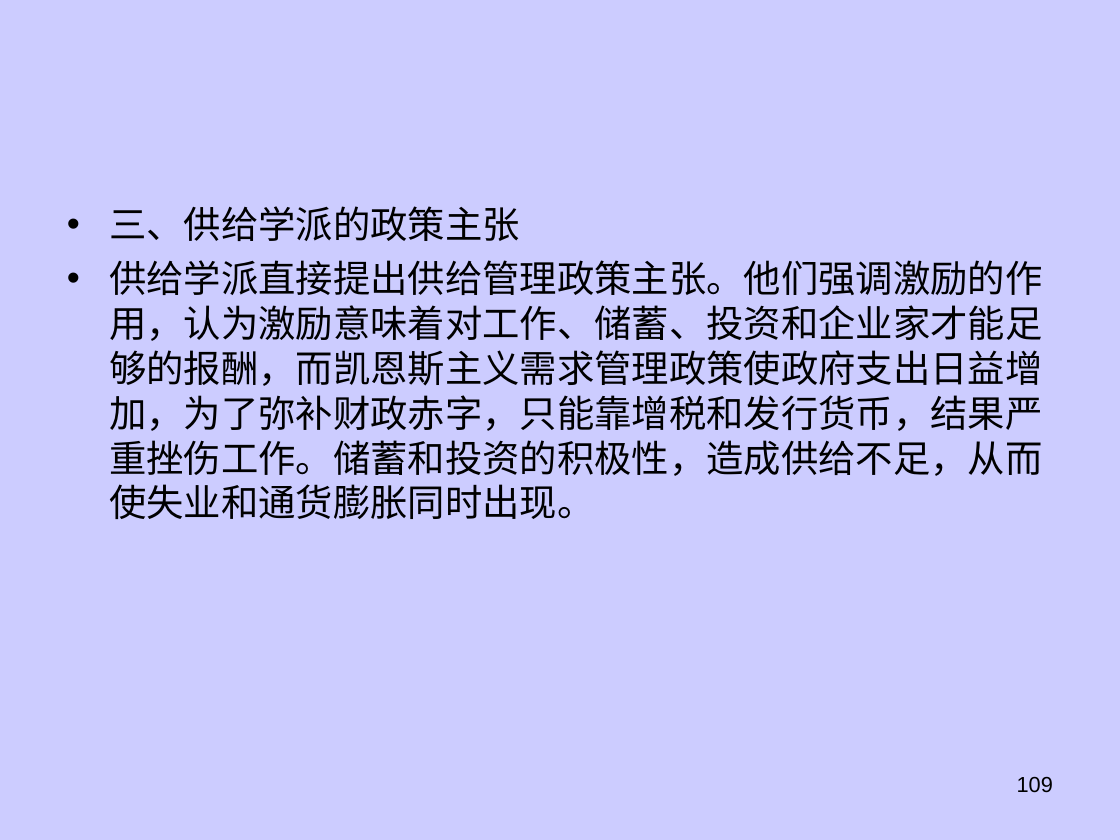
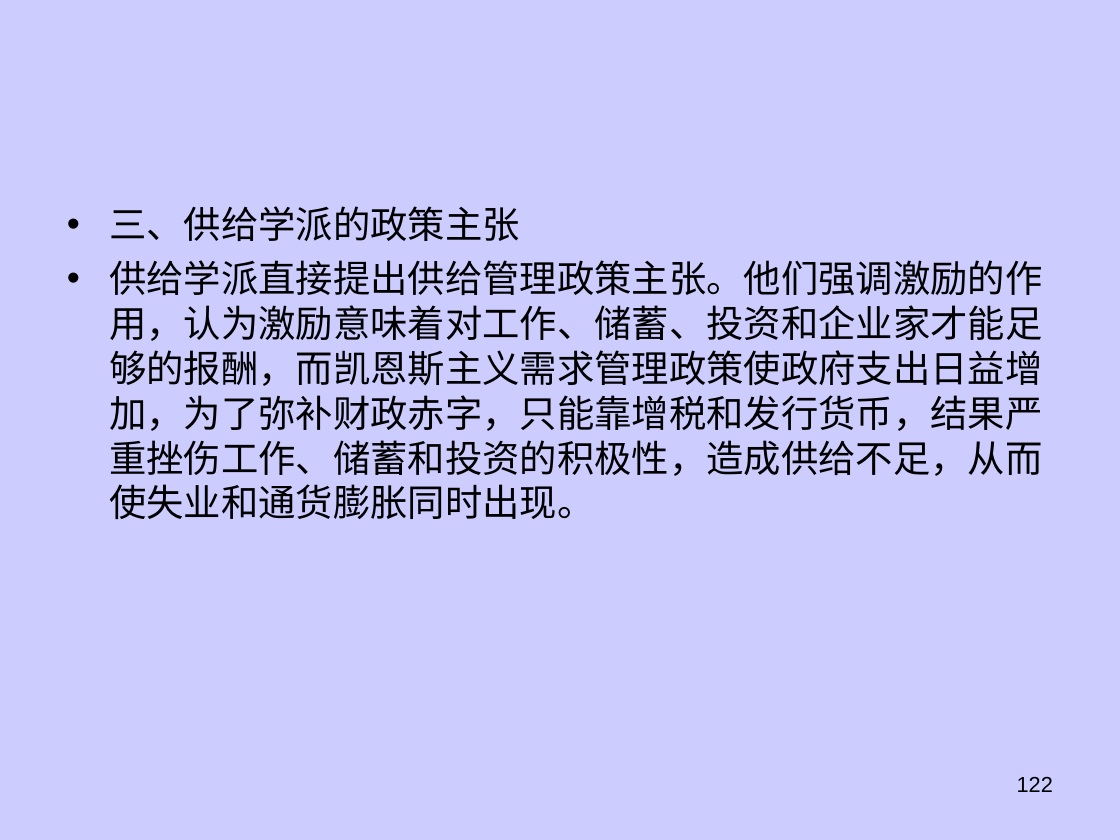
Before and after one commit to dhndzwxj/Teaching_assistant, a slide deck: slide 122 of 宏观原理课件/第6章宏观经济政策新.ppt (slide 109 before the commit). Drawn at 1120x840 pixels with LibreOffice and Linux fonts; fonts in the diff are those of the drawing. Boxes give left, top, right and bottom in pixels: in the first picture for what was removed or moved away, otherwise in the second. Text is boxed around its words. In the diff, an @@ line names an element or a change of style, - is before the commit and + after.

```diff
--- a/宏观原理课件/第6章宏观经济政策新.ppt
+++ b/宏观原理课件/第6章宏观经济政策新.ppt
@@ text at <box>109,260,1042,519</box>: text changed @@
-• 供给学派直接提出供给管理政策主张。他们强调激励的作用，认为激励意味着对工作、储蓄、投资和企业家才能足够的报酬，而凯恩斯主义需求管理政策使政府支出日益增加，为了弥补财政赤字，只能靠增税和发行货币，结果严重挫伤工作。储蓄和投资的积极性，造成供给不足，从而使失业和通货膨胀同时出现。
+• 供给学派直接提出供给管理政策主张。他们强调激励的作用，认为激励意味着对工作、储蓄、投资和企业家才能足够的报酬，而凯恩斯主义需求管理政策使政府支出日益增加，为了弥补财政赤字，只能靠增税和发行货币，结果严重挫伤工作、储蓄和投资的积极性，造成供给不足，从而使失业和通货膨胀同时出现。
@@ page number at <box>1017,776,1053,792</box>: text changed @@
-109
+122
```
Also in this commit, not shown: 41 other slides changed, 11 slides added, 4 slides removed, 2 other files.
